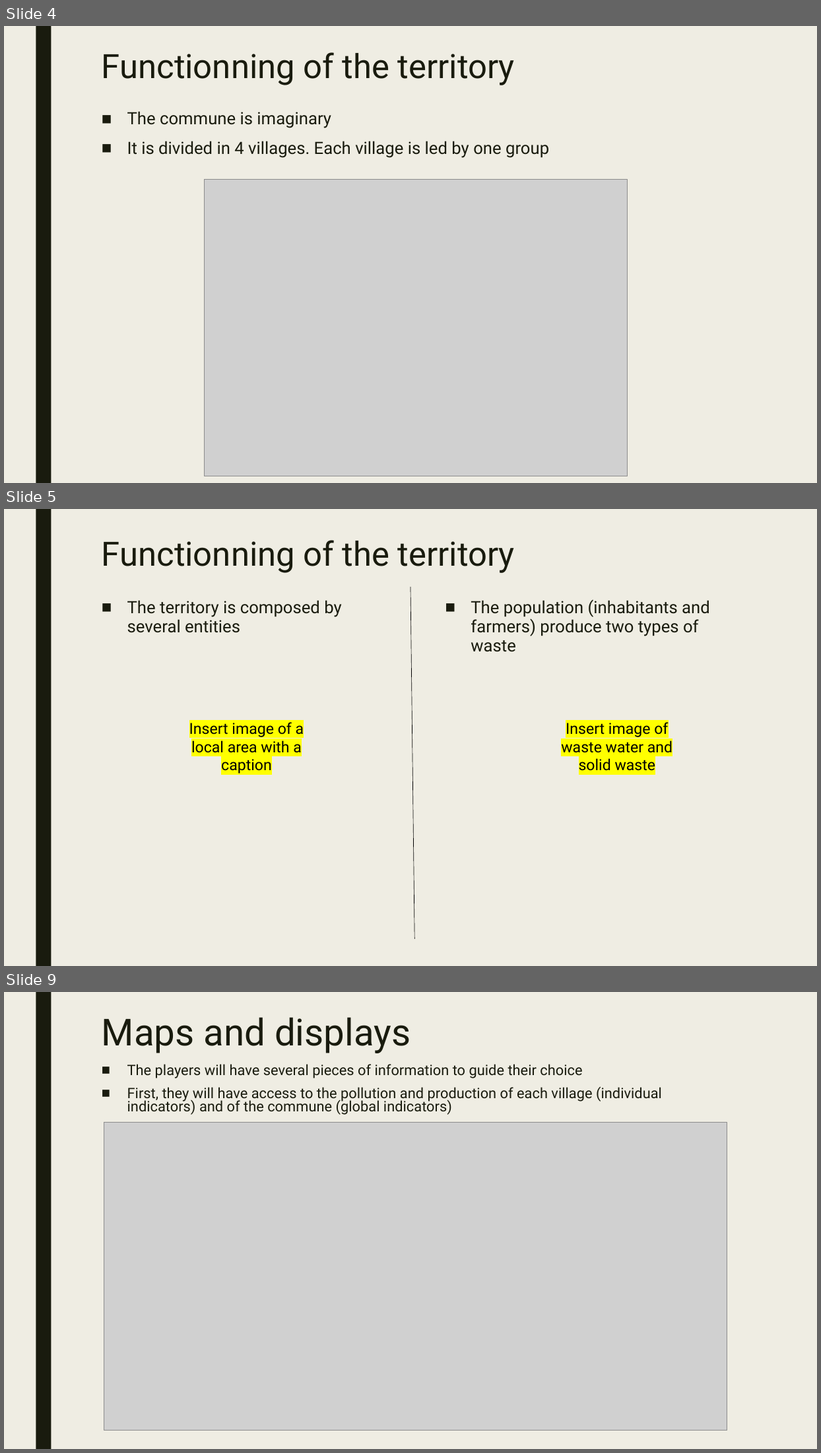
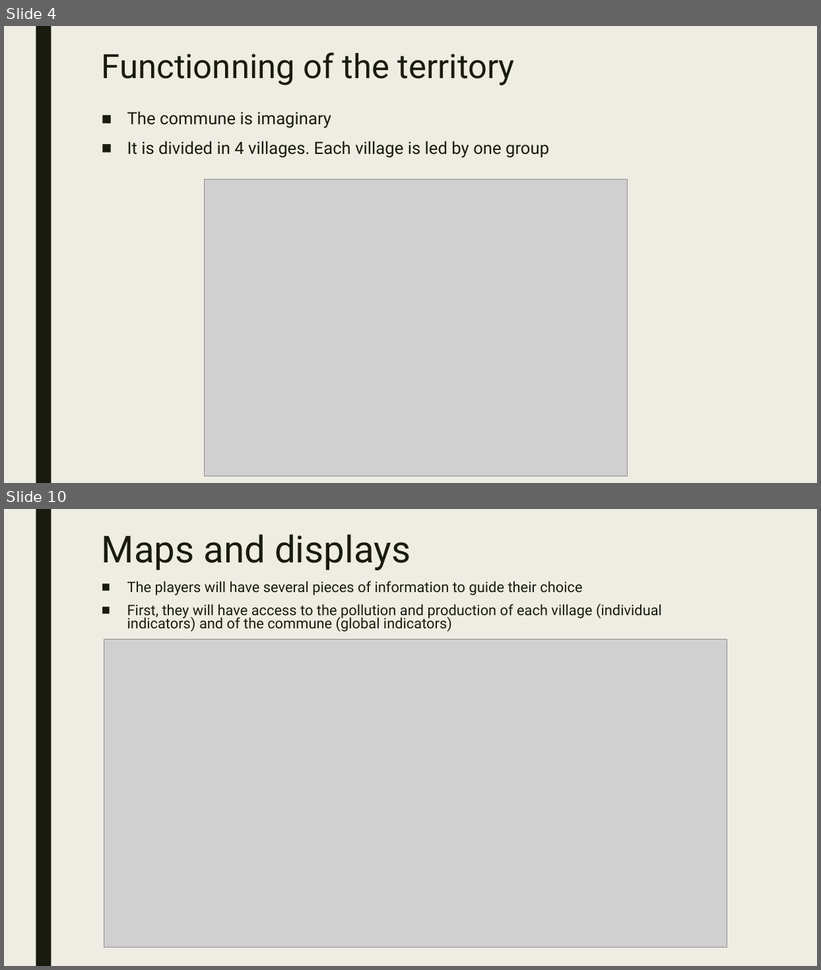
Before and after one commit to ACROSS-Lab/BacHungHai-Waste, a slide deck: Various materials/Ecogame.pptx. Shown one above the other, each under a label of ours: slides 4, 5 and 9 before the commit, slides 4 and 10 after it; the slides between them are not shown. The pictures are 821x1453 and 821x970 pixels, drawn with LibreOffice and Linux fonts; fonts in the diff are those of the drawing; grey boxes stand for pictures. Boxes give left, top, right and bottom in pixels: in the first picture for what was removed or moved away, otherwise in the second. Text is boxed around its words. In the diff, an @@ line names an element or a change of style, - is before the commit and + after.

```diff
--- a/Various materials/Ecogame.pptx
+++ b/Various materials/Ecogame.pptx
@@ slide 5 removed at (4,509,817,966), background #EFEDE3; not listed: 1 template element that a slide beside it also shows @@
@@ title removed at (102,540,515,573) @@
-Functionning of the territory
@@ line removed from (411, 587) to (415, 940) @@
@@ text removed at (127,600,341,633) @@
-■ The territory is composed by several entities
@@ text removed at (471,599,710,652) @@
-■ The population (inhabitants and farmers) produce two types of waste
@@ text removed at (189,720,304,774) @@
-Insert image of a local area with a caption
@@ text removed at (561,722,673,774) @@
-Insert image of waste water and solid waste
@@ what was slide 9 is now slide 10 @@
```
Also in this commit, not shown: 5 slides changed, 3 slides added, 1 other slide removed, 1 other file.
